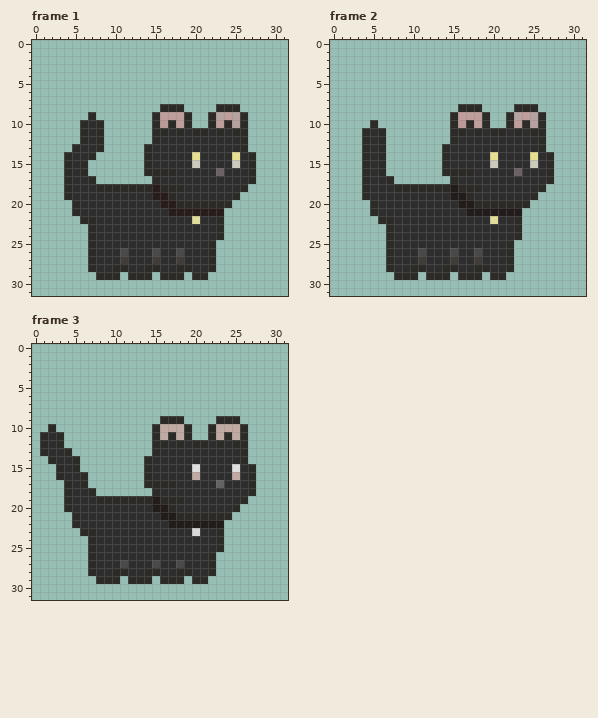
Animated GIF sprite, stored at bearhacks/assets/gifs/blackcatidle.gif. The picture above is the old version.
The file is 32x32 pixels, 7 frames. Colours within 5 levels of each other are drawn and written as one. Shown: frame 1, frame 2, frame 3. The commit also changed other frames, which this record leaves out.
Now the later version:
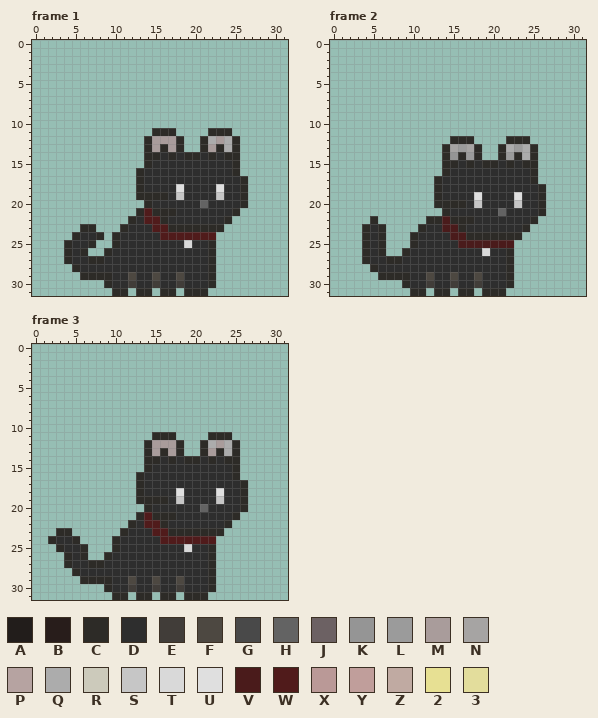
Palette (. is transparent): A #221d1b  B #281d1b  C #2d2b27  D #2e2e2e  E #413d39  F #4d4841  G #494949  H #636363  J #6c6163  K #959595  L #9b9b9b  M #a99c9b  N #a6a4a3  P #b6a3a1  Q #acacac  R #cccabb  S #c6c6c6  T #d9d9d9  U #dfdfdf  V #4a1b1b  W #501b1b  X #ba9997  Y #c09e9b  Z #c0aaa2  2 #e7e093  3 #e3dd9c
Edits made:
Frame 1:
y 8: x 16..18 CCC -> ...; x 23..25 CCC -> ...
y 9: x 7 C -> .; x 15..19 CYYYC -> .....; x 22..26 CPYPC -> .....
y 10: x 6..8 CDC -> ...; x 15..19 CXCYC -> .....; x 22..26 CYCPC -> .....
y 11: x 6..8 CDC -> ...; x 17..22 DCDCCD -> C....C; x 24..26 DCC -> C..
y 12: x 6..8 CDC -> ...; x 14..26 .CDDDDDDDDDDC -> CMMMC..CQMQC.
y 13: x 5..8 CDDC -> ....; x 15..26 DDDDDDDDDDDC -> MCMC..CMCQC.
y 14: x 4..7 CDDC -> ....; x 15 D -> C; x 17 D -> C; x 19..20 D2 -> CC; x 22 D -> C; x 24..27 D2DC -> CC..
y 15: x 4..6 CDC -> ...; x 20 R -> D; x 25..27 RDC -> C..
y 16: x 4..6 CDC -> ...; x 13..17 .CCCC -> CDDDD; x 23 J -> D; x 25..27 DDC -> C..
y 17: x 4..7 CDDC -> ....; x 13..15 ..C -> CDD; x 26..27 DC -> C.
y 18: x 4..12 CDDDCCCCC -> .........; x 14..18 CBCCC -> DDDDU; x 23 D -> U
y 19: x 4..18 CDDDDDDDDDDBBCD -> .........CCCCDS; x 23 D -> S; x 25..26 C. -> DC
y 20: x 5..14 CDDDDDDDDD -> .........C; x 16..26 BBCCCCCCC.. -> DDDDDHDDDDC
y 21: x 5..25 CDDDDDDDDDDDBBBBBBB.. -> ........CWCCCDDDDDDDC
y 22: x 6..12 CCDDDDD -> ......C; x 14..16 DDD -> WWC; x 20 3 -> D; x 23..24 C. -> DC
y 23: x 6 . -> C; x 8..11 DDDD -> ...C; x 15..22 DDDDDDDD -> WWCCCCCC
y 24: x 5..10 ..CDDD -> CDDC.C; x 16..23 DDDDDDDC -> WWWWWWW.
y 25: x 4..6 ... -> CDD; x 8..10 DDD -> ..C; x 19 D -> T
y 26: x 4..9 ...CDD -> CDC..C; x 11 G -> D; x 15 G -> D; x 18 G -> D
y 27: x 4..6 ... -> CDD; x 8 D -> C; x 11 E -> D; x 15 E -> D; x 18 E -> D
y 28: x 5..7 ..C -> CDD; x 10..11 CC -> DD; x 14..15 CC -> DD; x 18..19 CC -> DD
y 29: x 6..7 .. -> CC; x 10..22 C.CCC.CCC.CC. -> DDFDDFDDFDDDC
y 30: x 9..22 .............. -> CDDEDDEDDEDDDC
y 31: x 10..11 .. -> CC; x 13..14 .. -> CC; x 16..17 .. -> CC; x 19..21 ... -> CCC
Frame 2:
y 8: x 16..18 CCC -> ...; x 23..25 CCC -> ...
y 9: x 15..19 CYYYC -> .....; x 22..26 CPYPC -> .....
y 10: x 5 C -> .; x 15..19 CXCYC -> .....; x 22..26 CYCPC -> .....
y 11: x 4..6 CDC -> ...; x 15..26 CCDCDCCDCDCC -> ............
y 12: x 4..6 CDC -> ...; x 16..26 DDDDDDDDDDC -> CC....CCC..
y 13: x 4..6 CDC -> ...; x 15..26 DDDDDDDDDDDC -> NLNC..CQLQC.
y 14: x 4..6 CDC -> ...; x 15..27 DDDDD2DDDD2DC -> KCLC..CLCQC..
y 15: x 4..6 CDC -> ...; x 15 D -> C; x 17 D -> C; x 19..20 DR -> CC; x 22 D -> C; x 24..27 DRDC -> CC..
y 16: x 4..6 CDC -> ...; x 15..17 CCC -> DDD; x 23 J -> D; x 25..27 DDC -> C..
y 17: x 4..7 CDDC -> ....; x 13..15 ..C -> CDD; x 25..27 DDC -> C..
y 18: x 4..12 CDDDCCCCC -> .........; x 14..18 CACCC -> DDDDD
y 19: x 4..13 CDDDDDDDDD -> .........C; x 15..18 AACD -> DDDU; x 23 D -> U; x 25..26 C. -> DC
y 20: x 5..26 CDDDDDDDDDDAACCCCCCC.. -> ........CCCCDSDDDDSDDC
y 21: x 5..14 CDDDDDDDDD -> .........C; x 17..26 AAAAAAA... -> DDDDHDDDDC
y 22: x 5..17 .CCDDDDDDDDDD -> C......CCVCCC; x 20 3 -> D; x 23..25 C.. -> DDC
y 23: x 4..11 ...CDDDD -> CDC....C; x 14..16 DDD -> VVC; x 23..24 C. -> DC
y 24: x 4..10 ...CDDD -> CDC...C; x 15..22 DDDDDDDD -> VVCCCCCC
y 25: x 4..10 ...CDDD -> CDC...C; x 16..22 DDDDDDC -> VVVVVVV
y 26: x 4..9 ...CDD -> CDC..C; x 11 G -> D; x 15 G -> D; x 18..19 GD -> DT
y 27: x 4..6 ... -> CDD; x 8 D -> C; x 11 E -> D; x 15 E -> D; x 18 E -> D
y 28: x 5..7 ..C -> CDD; x 10..11 CC -> DD; x 14..15 CC -> DD; x 18..19 CC -> DD
y 29: x 6..7 .. -> CC; x 10..22 C.CCC.CCC.CC. -> DDFDDFDDFDDDC
y 30: x 9..22 .............. -> CDDEDDEDDEDDDC
y 31: x 10..11 .. -> CC; x 13..14 .. -> CC; x 16..17 .. -> CC; x 19..21 ... -> CCC
Frame 3:
y 9: x 16..18 CCC -> ...; x 23..25 CCC -> ...
y 10: x 2 C -> .; x 15..19 CZZZC -> .....; x 22..26 CZZZC -> .....
y 11: x 1..3 CDC -> ...; x 16 Z -> C; x 18..19 ZC -> ..; x 23 Z -> C; x 25..26 ZC -> ..
y 12: x 1..3 CDC -> ...; x 14..17 .CCD -> CMMM; x 19..20 DC -> ..; x 22..24 DCD -> QMQ; x 26 C -> .
y 13: x 1..4 CDDC -> ....; x 14..26 .CDDDDDDDDDDC -> CMCMC..CMCQC.
y 14: x 2..5 CDDC -> ....; x 15 D -> C; x 17 D -> C; x 19..20 DD -> CC; x 22 D -> C; x 24..26 DDC -> CC.
y 15: x 3..5 CDC -> ...; x 20 U -> D; x 25..27 UDC -> C..
y 16: x 3..6 CDDC -> ....; x 13..14 .C -> CD; x 20 Z -> D; x 25..27 ZDC -> C..
y 17: x 4..6 CDC -> ...; x 13..17 .CCCC -> CDDDD; x 23 H -> D; x 26..27 DC -> C.
y 18: x 4..7 CDDC -> ....; x 13..15 ..C -> CDD; x 18 D -> U; x 23 D -> U; x 26..27 DC -> C.
y 19: x 4..12 CDDDCCCCC -> .........; x 15 A -> C; x 17..18 CC -> DS; x 23 D -> S
y 20: x 4..17 CDDDDDDDDDDAAC -> ..........CDDD; x 21 D -> H; x 25..26 C. -> DC
y 21: x 5..25 CDDDDDDDDDDAACCCCCCC. -> ........CWCCCDDDDDDDC
y 22: x 5..12 CDDDDDDD -> .......C; x 14..24 DDDAAAAAAA. -> WWCDDDDDDDC
y 23: x 3..4 .. -> CC; x 6..11 CCDDDD -> .....C; x 15..22 DDDDDTDD -> WWCCCCCC
y 24: x 2..5 .... -> CDDC; x 7..10 CDDD -> ...C; x 16..23 DDDDDDDC -> WWWWWWW.
y 25: x 3..10 ....CDDD -> CDDC...C; x 19 D -> T; x 22..23 DC -> C.
y 26: x 4..9 ...CDD -> CDC..C
y 27: x 4..6 ... -> CDD; x 8 D -> C; x 11 G -> D; x 15 G -> D; x 18 G -> D
y 28: x 5..7 ..C -> CDD; x 10..11 CC -> DD; x 14..15 CC -> DD; x 18..19 CC -> DD
y 29: x 6..7 .. -> CC; x 10..22 C.CCC.CCC.CC. -> DDFDDFDDFDDDC
y 30: x 9..22 .............. -> CDDEDDEDDEDDDC
y 31: x 10..11 .. -> CC; x 13..14 .. -> CC; x 16..17 .. -> CC; x 19..21 ... -> CCC
Where, in picture pixels (left, top, right, bottom), the same in both pictures:
changed: (64, 104, 256, 296)
changed: (362, 104, 554, 296)
changed: (40, 416, 256, 600)
